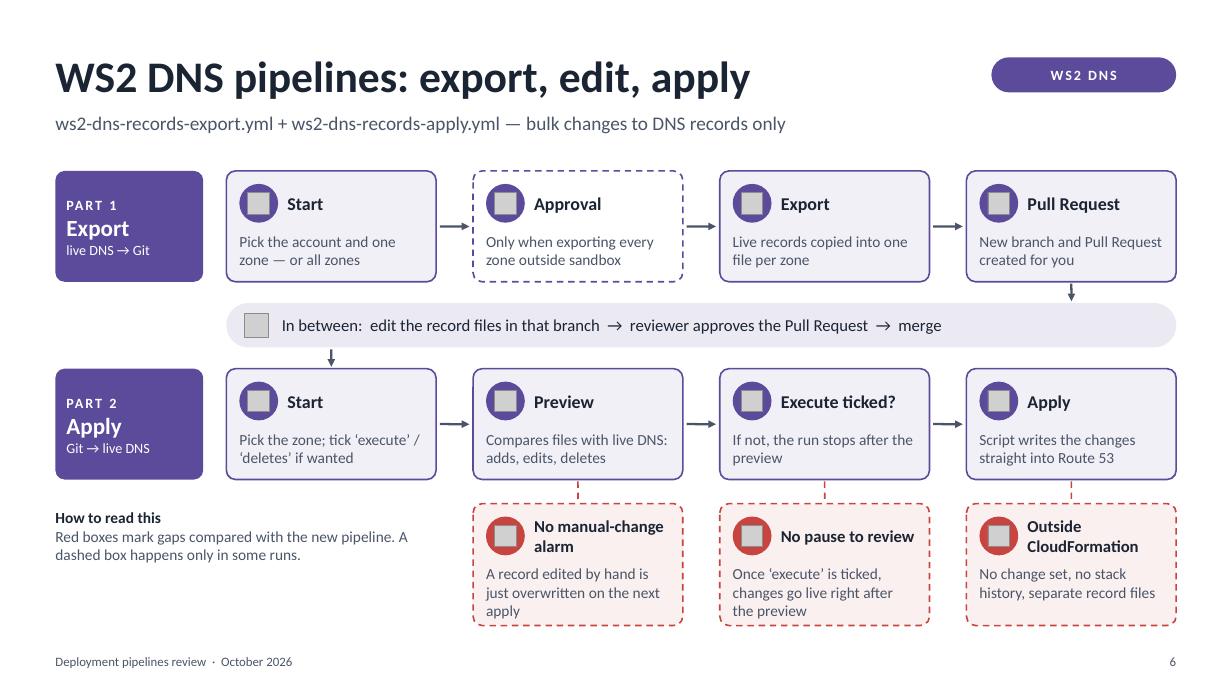
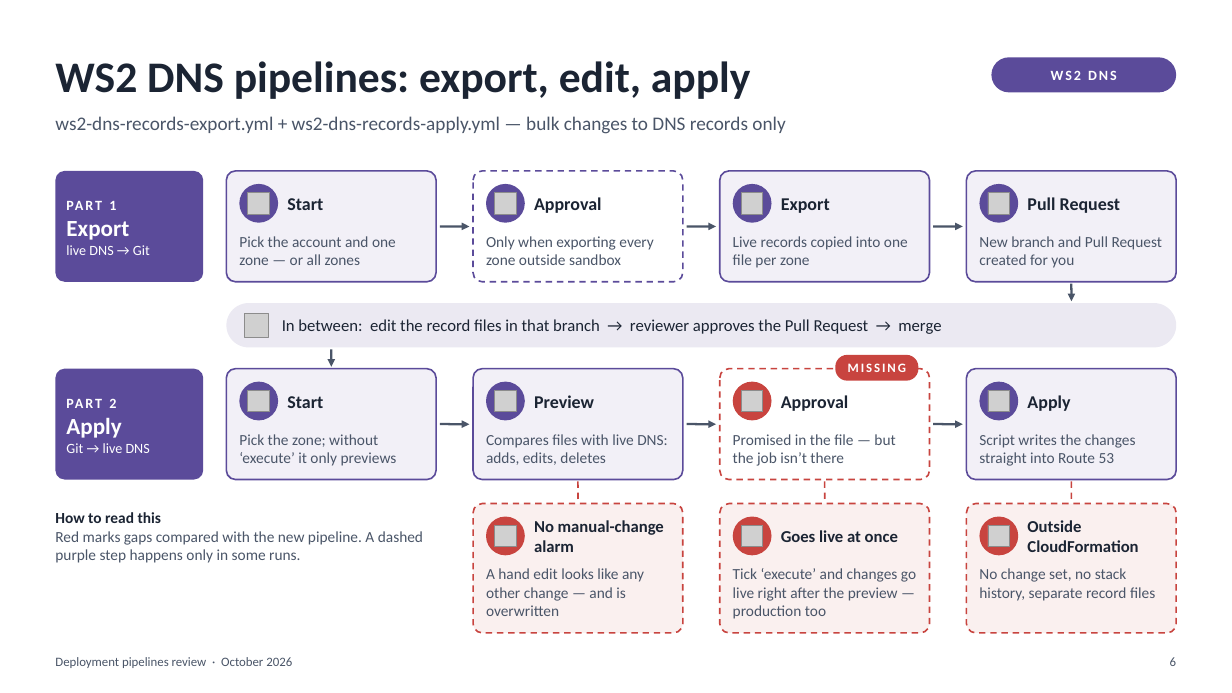
Before and after one commit to kunalshrivastavapune25/githubactions, a slide deck: slide 6 of pipeline/3pipepine/Deployment_Pipelines_Review.pptx. Drawn at 1232x693 pixels with LibreOffice and Linux fonts; fonts in the diff are those of the drawing; grey boxes stand for pictures. Boxes give left, top, right and bottom in pixels: in the first picture for what was removed or moved away, otherwise in the second. Text is boxed around its words. In the diff, an @@ line names an element or a change of style, - is before the commit and + after.

```diff
--- a/pipeline/3pipepine/Deployment_Pipelines_Review.pptx
+++ b/pipeline/3pipepine/Deployment_Pipelines_Review.pptx
@@ rounded rectangle added at <box>836,355,919,381</box>, fill #C8443F, 10 pt, text #FFFFFF, bold @@
+MISSING
@@ rounded rectangle at <box>720,369,930,480</box>: fill #5B4B9A at 8% opacity to #FFFFFF; outline #5B4B9A 1.25 pt to #C8443F 1.25 pt dashed @@
@@ ellipse at <box>733,382,772,421</box>: fill #5B4B9A to #C8443F @@
@@ text at <box>781,395,849,411</box>: text changed @@
-Execute ticked?
+Approval
@@ text at <box>239,434,397,466</box>: text changed @@
-Pick the zone; tick ‘execute’ / ‘deletes’ if wanted
+Pick the zone; without ‘execute’ it only previews
@@ text at <box>733,434,895,466</box>: text changed @@
-If not, the run stops after the preview
+Promised in the file — but the job isn’t there
@@ rounded rectangle: place and size @@
-rounded rectangle at <box>473,504,683,626</box>
+rounded rectangle at <box>473,504,683,633</box>
@@ proportions changed in 3 elements at <box>967,504,1177,633</box>, <box>473,504,683,633</box>, <box>720,504,930,633</box> @@
@@ rounded rectangle: place and size @@
-rounded rectangle at <box>720,504,930,626</box>
+rounded rectangle at <box>720,504,930,633</box>
@@ rounded rectangle: place and size @@
-rounded rectangle at <box>967,504,1177,626</box>
+rounded rectangle at <box>967,504,1177,633</box>
@@ text at <box>55,531,423,563</box>: text changed @@
-Red boxes mark gaps compared with the new pipeline. A dashed box happens only in some runs.
+Red marks gaps compared with the new pipeline. A dashed purple step happens only in some runs.
@@ text at <box>781,530,898,542</box>: text changed @@
-No pause to review
+Goes live at once
@@ text at <box>486,568,644,616</box>: text changed @@
-A record edited by hand is just overwritten on the next apply
+A hand edit looks like any other change — and is overwritten
@@ text at <box>733,568,916,619</box>: text changed @@
-Once ‘execute’ is ticked, changes go live right after the preview
+Tick ‘execute’ and changes go live right after the preview — production too
```
Also in this commit, not shown: 4 other slides changed, 2 slides added.
